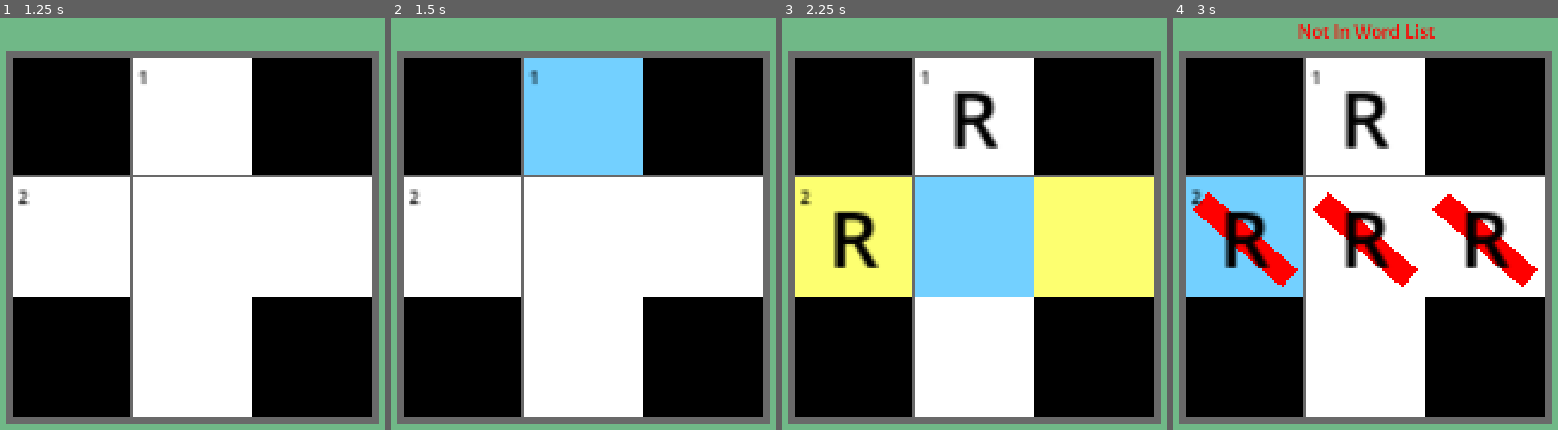
Above: before the commit, frames 1-4 (left to right).
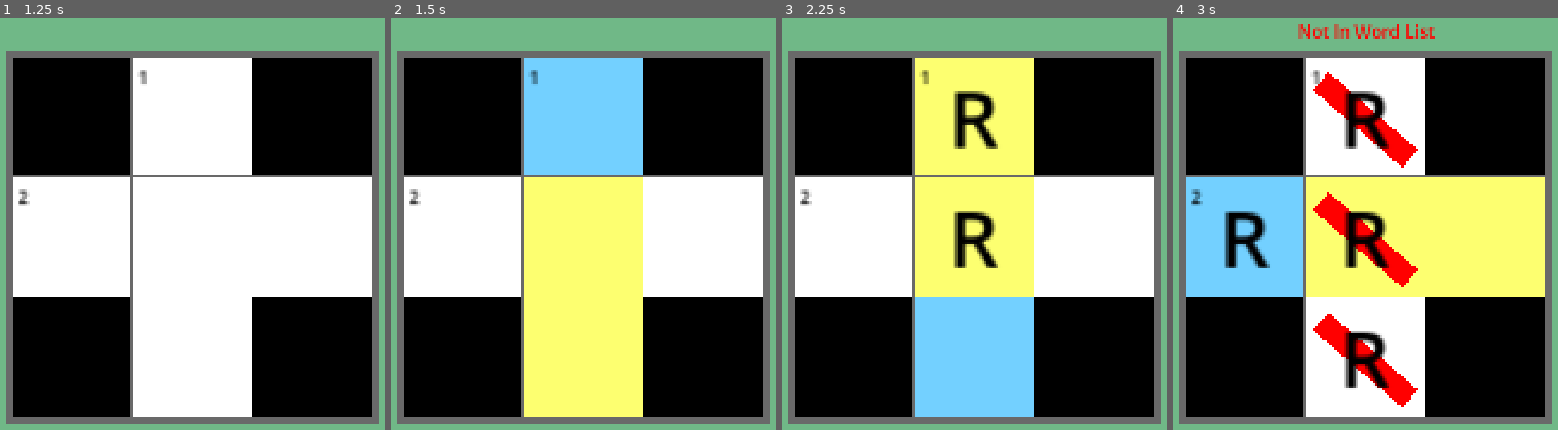
Above: after the commit, the same moments.

Repository: tagetjerngren/WordCrossing
Game: Godot game, scene res://level_1.tscn
The game is run twice, just before and just after one commit, with the same random seed, the same clock (stepped at 60 frames per second) and the same inputs. The engine's default icon, where the game draws it, is replaced by a stand-in: a white triangle on a blue panel in a dark square.
Inputs (mouse positions are in pixels of both pictures, inside the frame that each line leads up to):
- Up to frame 1 (1.25 s): tap Enter at 0.5 s; move the mouse to (73, 116) at 0.52 s; tap R (RotateWordStartTile) at 0.6 s; click (73, 116) at 0.67 s
- Up to frame 2 (1.5 s): tap R (RotateWordStartTile) at 1.25, 1.35 s; move the mouse to (583, 116) at 1.27 s; click (583, 116) at 1.42 s
- Up to frame 3 (2.25 s): tap R (RotateWordStartTile) at 2, 2.1 s; move the mouse to (1093, 116) at 2.02 s; click (1093, 116) at 2.17 s
- Up to frame 4 (3 s): tap R (RotateWordStartTile) at 2.75, 2.85 s; move the mouse to (1246, 236) at 2.77 s; click (1246, 236) at 2.92 s

Frame 1 is identical in both runs. In frame 2, 18% of the frame differs, in the area x 34-66%, y 38-97%; in frame 3, 44%, in the area x 3-97%, y 9-97%; in frame 4, 21%.

Commit message:
Feat: Clicking the grid is more limited with the highlight directions and fix bug with going to the first free tile

Diff:
--- a/Scripts/grid.gd
+++ b/Scripts/grid.gd
@@ -60,18 +60,12 @@
 
 func GetRowCoords(Index : int) -> Vector2:
 	var ResultIndex = Index
-	#for i in range(Index, -1, -GRID_WIDTH):
-		#if Tiles[i].GetBlocked():
-			#break
-		#ResultIndex = i
-		#Tiles[i].SetState(State)
 	var RowStart = Index - (Index % GRID_WIDTH) - 1
 
 	for i in range(Index, RowStart, -1):
 		if Tiles[i].GetBlocked():
 			break
 		ResultIndex = i
-		#Tiles[i].SetState(State)
 	return Vector2(ResultIndex % GRID_WIDTH, ResultIndex / GRID_WIDTH)
 
 func SetColumnState(State):
@@ -106,26 +100,29 @@
 	# Deactive the old selected row or column
 	if CurrentHighlight == Constants.Highlight.RowActive:
 		SetRowState(Constants.Highlight.Inactive)
-		#var Row = ActiveIndex / GRID_HEIGHT
-		#for i in range(Row * GRID_WIDTH, Row * GRID_WIDTH + GRID_WIDTH):
-			#Tiles[i].SetState(Constants.TileState.Inactive)
 	elif CurrentHighlight == Constants.Highlight.ColumnActive:
 		SetColumnState(Constants.Highlight.Inactive)
-		#var Column = ActiveIndex % GRID_HEIGHT
-		#for i in range(Column, TILE_COUNT, GRID_WIDTH):
-			#Tiles[i].SetState(Constants.TileState.Inactive)
-
-	# On click evaluate if the row or column should be highlighted
+
 	if CurrentHighlight == Constants.Highlight.Inactive:
 		CurrentHighlight = Constants.Highlight.RowActive
-		bFocused = true
-	elif ActiveIndex == Index:
+
+	if ActiveIndex == Index:
 		if CurrentHighlight == Constants.Highlight.RowActive:
 			CurrentHighlight = Constants.Highlight.ColumnActive
 		else:
 			CurrentHighlight = Constants.Highlight.RowActive
+
+	# If this is an exclusive tile
+	if not ((Thing.find_key(GetRowCoords(Index)) and Thing.find_key(GetRowCoords(Index))[-1] == "A") and (Thing.find_key(GetColumnCoords(Index)) and Thing.find_key(GetColumnCoords(Index))[-1] == "D")):
+		if (Thing.find_key(GetRowCoords(Index)) and Thing.find_key(GetRowCoords(Index))[-1] == "A"):
+			CurrentHighlight = Constants.Highlight.RowActive
+		elif (Thing.find_key(GetColumnCoords(Index)) and Thing.find_key(GetColumnCoords(Index))[-1] == "D"):
+			CurrentHighlight = Constants.Highlight.ColumnActive
+
+	# On click evaluate if the row or column should be highlighted
+	bFocused = true
+
 	SetActive(Index)
-
 
 func SetActive(Index):
 	# Deactive the old selected tile
@@ -495,6 +492,12 @@
 	var Tries = TILE_COUNT
 
 	var NextTile = ActiveIndex
+	var StartCoord
+	if CurrentHighlight == Constants.Highlight.RowActive:
+		StartCoord = GetRowCoords(ActiveIndex)
+	else:
+		StartCoord = GetColumnCoords(ActiveIndex)
+
 
 	if CurrentHighlight == Constants.Highlight.RowActive:
 		NextTile += 1
@@ -520,7 +523,6 @@
 		elif NextTile >= TILE_COUNT:
 			NextTile -= (TILE_COUNT - 1)
 		while Tiles[NextTile].GetBlocked() or Tiles[NextTile].GetCharacter() != "":
-
 			NextTile += GRID_WIDTH
 			if NextTile >= TILE_COUNT:
 				NextTile -= (TILE_COUNT - 1)
@@ -528,27 +530,34 @@
 			if Tries <= 0:
 				return
 
-	# Check which tile rules this tile
-	if CurrentHighlight == Constants.Highlight.RowActive:
-		var Coords = GetRowCoords(NextTile)
-		var a = Thing.find_key(Coords)
-		if not a:
-			Coords = GetColumnCoords(NextTile)
-			SetRowState(Constants.TileState.Inactive)
-			CurrentHighlight = Constants.Highlight.ColumnActive
-			NextTile = GetFirstFreeTileColumn(Coords.x + Coords.y * GRID_WIDTH)
-		else:
-			NextTile = GetFirstFreeTileRow(Coords.x + Coords.y * GRID_WIDTH)
-	elif CurrentHighlight == Constants.Highlight.ColumnActive:
-		var Coords = GetColumnCoords(NextTile)
-		var a = Thing.find_key(Coords)
-		if not a:
-			Coords = GetRowCoords(NextTile)
-			SetColumnState(Constants.TileState.Inactive)
-			CurrentHighlight = Constants.Highlight.RowActive
-			NextTile = GetFirstFreeTileRow(Coords.x + Coords.y * GRID_WIDTH)
-		else:
-			NextTile = GetFirstFreeTileColumn(Coords.x + Coords.y * GRID_WIDTH)
+	var EndCoord
+	if CurrentHighlight == Constants.Highlight.RowActive:
+		EndCoord = GetRowCoords(NextTile)
+	else:
+		EndCoord = GetColumnCoords(NextTile)
+
+	if StartCoord != EndCoord:
+		# Check which tile rules this tile
+		if CurrentHighlight == Constants.Highlight.RowActive:
+			var Coords = GetRowCoords(NextTile)
+			var a = Thing.find_key(Coords)
+			if not a:
+				Coords = GetColumnCoords(NextTile)
+				SetRowState(Constants.TileState.Inactive)
+				CurrentHighlight = Constants.Highlight.ColumnActive
+				NextTile = GetFirstFreeTileColumn(Coords.x + Coords.y * GRID_WIDTH)
+			else:
+				NextTile = GetFirstFreeTileRow(Coords.x + Coords.y * GRID_WIDTH)
+		elif CurrentHighlight == Constants.Highlight.ColumnActive:
+			var Coords = GetColumnCoords(NextTile)
+			var a = Thing.find_key(Coords)
+			if not a:
+				Coords = GetRowCoords(NextTile)
+				SetColumnState(Constants.TileState.Inactive)
+				CurrentHighlight = Constants.Highlight.RowActive
+				NextTile = GetFirstFreeTileRow(Coords.x + Coords.y * GRID_WIDTH)
+			else:
+				NextTile = GetFirstFreeTileColumn(Coords.x + Coords.y * GRID_WIDTH)
 
 	SetActive(NextTile)
 
@@ -600,6 +609,7 @@
 			Tiles[ActiveIndex].SetCharacter("")
 			EvaluatePuzzle()
 		if 65 <= label and label <= 90:
+			var bTileWasFilled = Tiles[ActiveIndex].GetCharacter() != ""
 			Tiles[ActiveIndex].SetCharacter(OS.get_keycode_string(label))
 			if not EvaluatePuzzle():
 				GoToNextTile()
